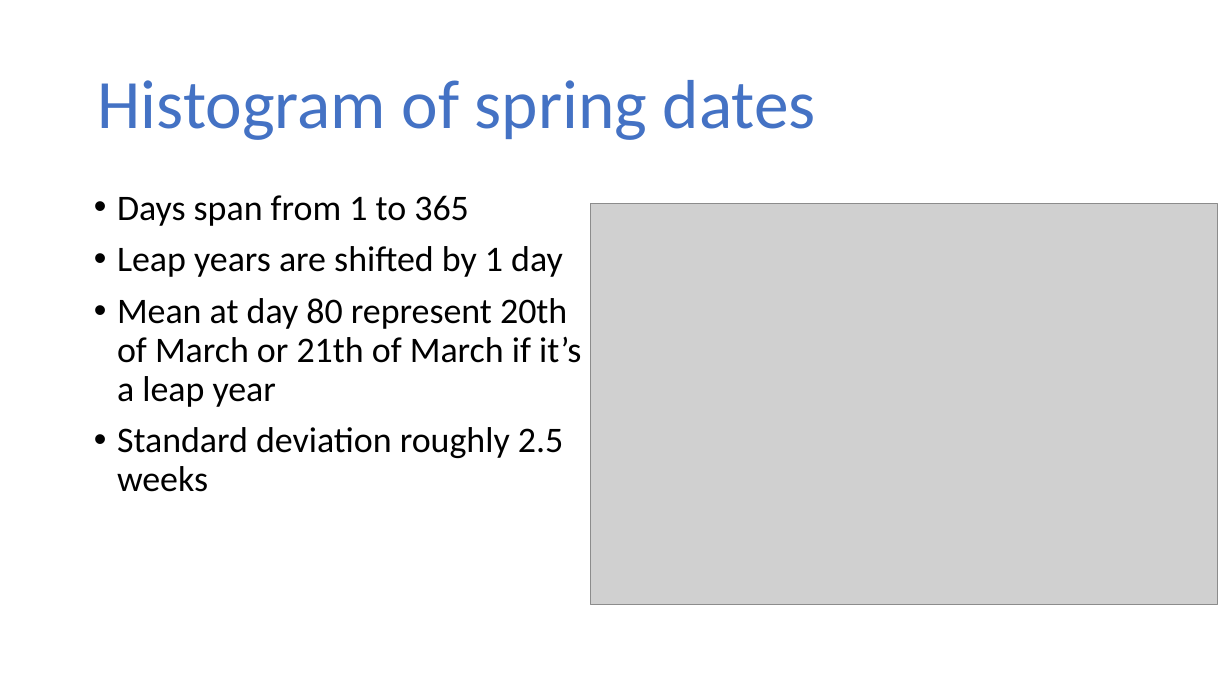
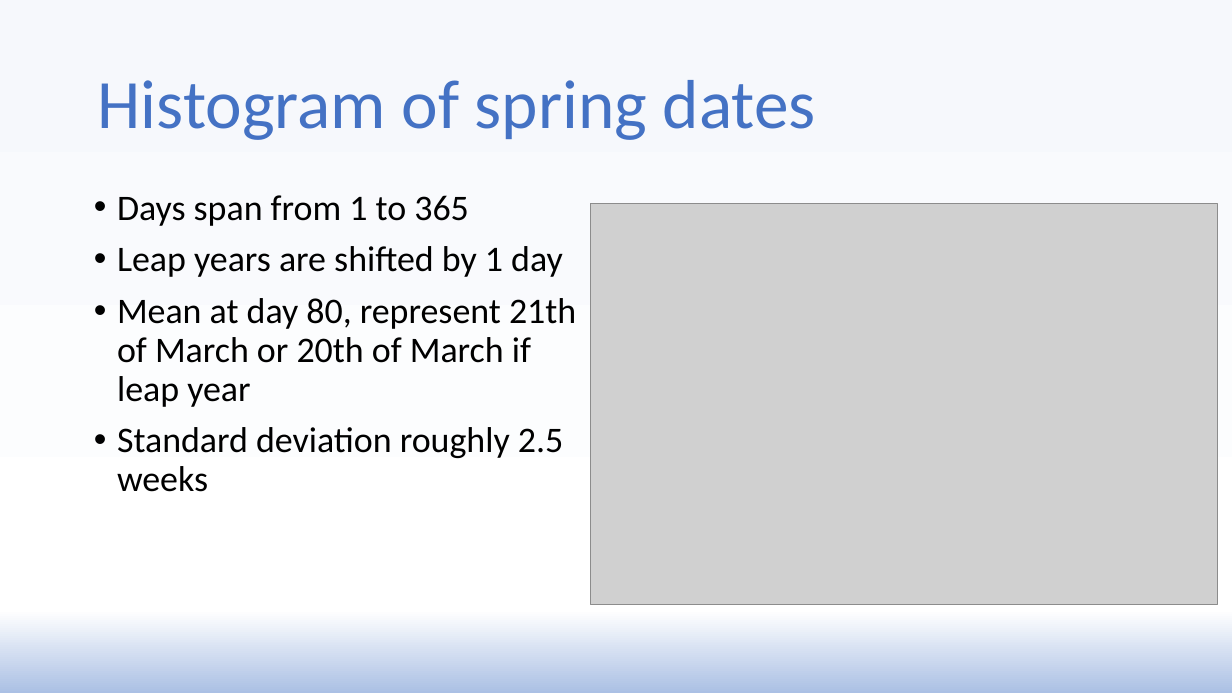
Before and after one commit to gilettejr/GroupC, a slide deck: slide 22 of Presentation/MainPresentation.pptx. Drawn at 1232x693 pixels with LibreOffice and Linux fonts; fonts in the diff are those of the drawing; grey boxes stand for pictures. Boxes give left, top, right and bottom in pixels: in the first picture for what was removed or moved away, otherwise in the second. Text is boxed around its words. In the diff, an @@ line names an element or a change of style, - is before the commit and + after.

```diff
--- a/Presentation/MainPresentation.pptx
+++ b/Presentation/MainPresentation.pptx
@@ background #FFFFFF to gradient #F6F8FC to #FFFFFF to #ABC0E4 to #7899D5 @@
@@ text at (117,298,576,407): text changed @@
-• Mean at day 80 represent 20th of March or 21th of March if it’s a leap year
+• Mean at day 80, represent 21th of March or 20th of March if leap year
```
Also in this commit, not shown: 4 other slides changed, 1 slide added.
